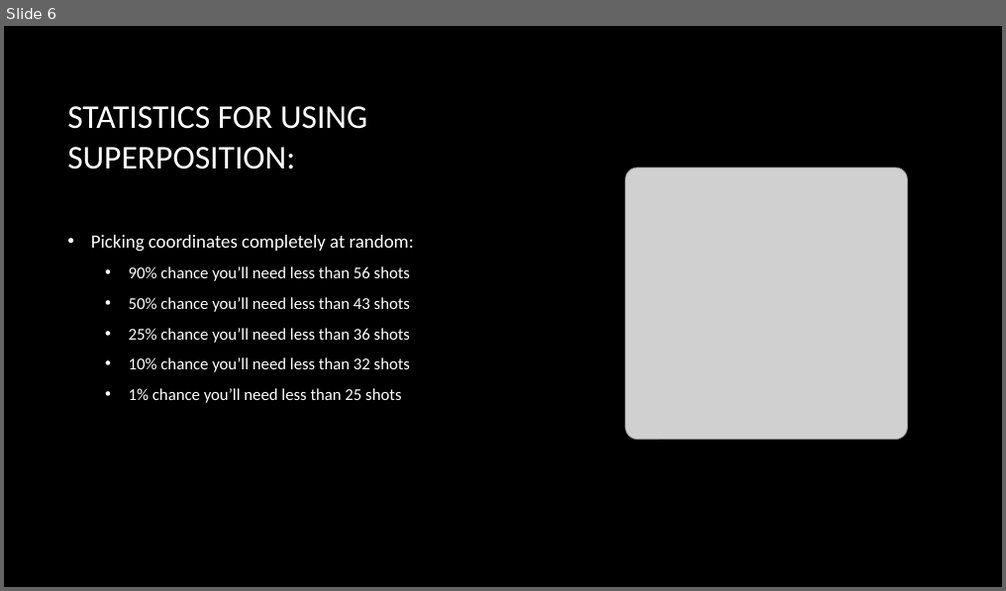
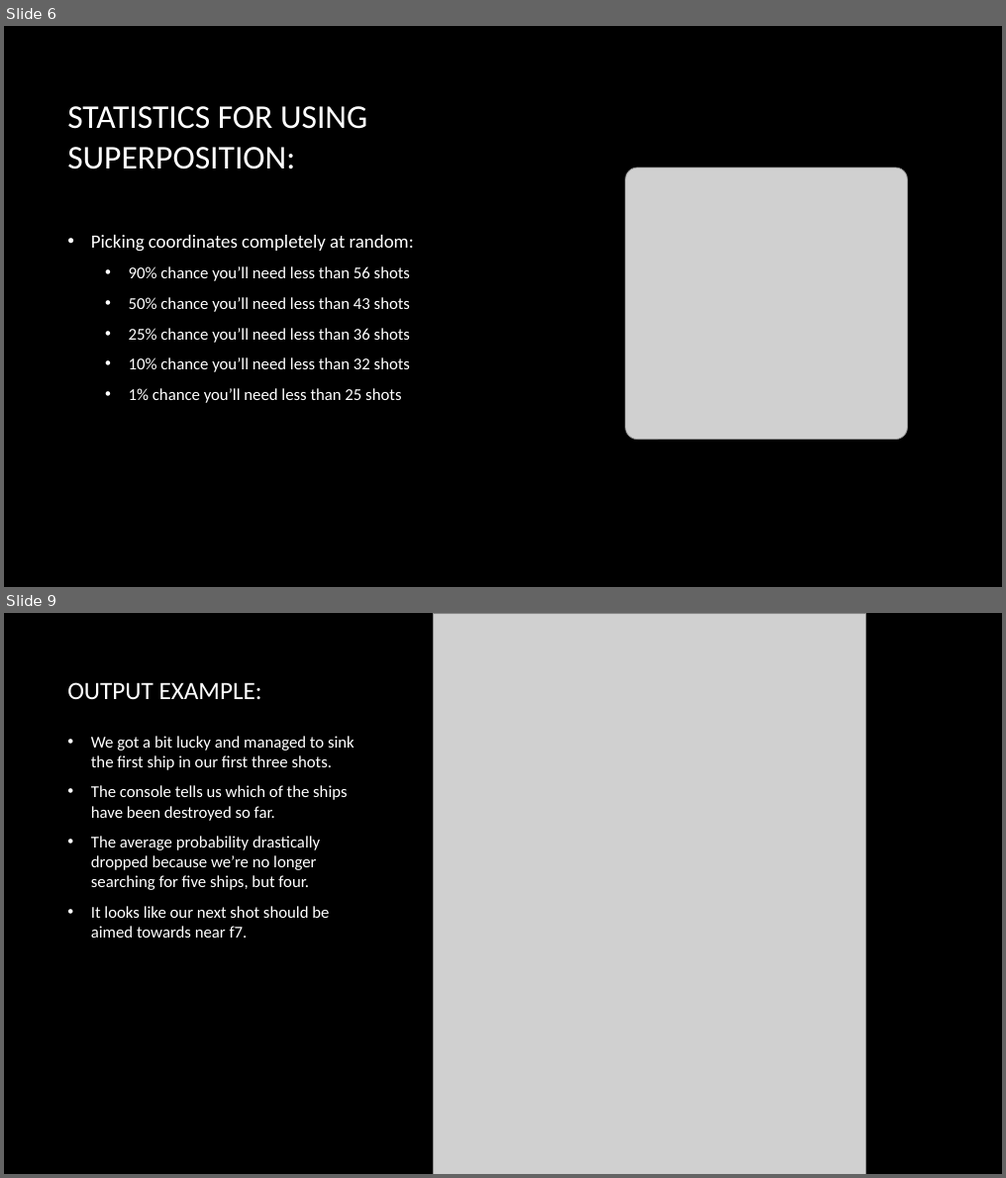
Before and after one commit to chestonthegray/cs5500-project, a slide deck: Project Presentation.pptx. Shown one above the other, each under a label of ours: slide 6 before the commit, slides 6 and 9 after it; the slides between them are not shown. The pictures are 1006x591 and 1006x1178 pixels, drawn with LibreOffice and Linux fonts; fonts in the diff are those of the drawing; grey boxes stand for pictures; background and template pictures are left out. Boxes give left, top, right and bottom in pixels: in the first picture for what was removed or moved away, otherwise in the second. Text is boxed around its words. In the diff, an @@ line names an element or a change of style, - is before the commit and + after.

```diff
--- a/Project Presentation.pptx
+++ b/Project Presentation.pptx
@@ slide 9 added at <box>4,613,1002,1174</box>, background picture (left out) @@
@@ picture added at <box>434,613,865,1174</box> @@
@@ title added at <box>67,682,262,700</box>, 24 pt, text #FFFFFF @@
+OUTPUT EXAMPLE:
@@ text added at <box>91,736,354,938</box>, 16 pt, text #FFFFFF @@
+• We got a bit lucky and managed to sink the first ship in our first three shots.
+• The console tells us which of the ships have been destroyed so far.
+• The average probability drastically dropped because we’re no longer searching for five ships, but four.
+• It looks like our next shot should be aimed towards near f7.
```
Also in this commit, not shown: 10 other slides added.
